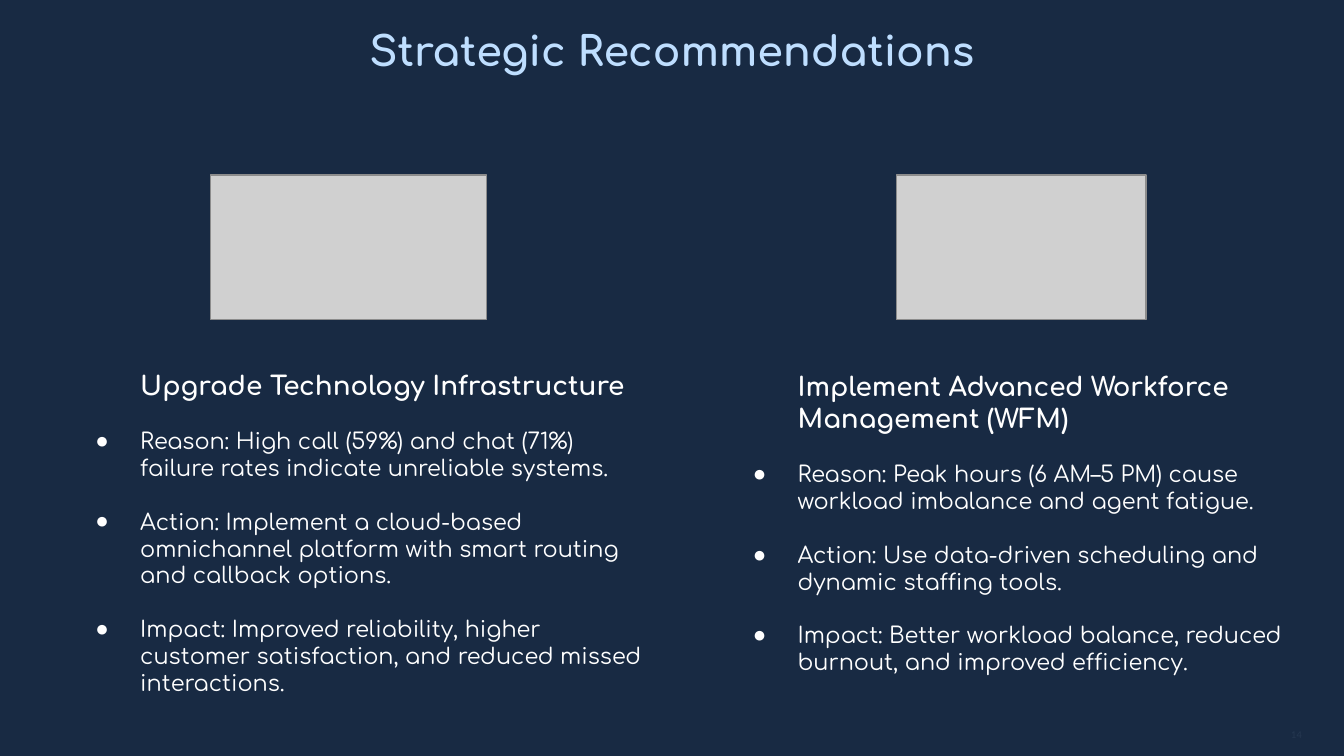
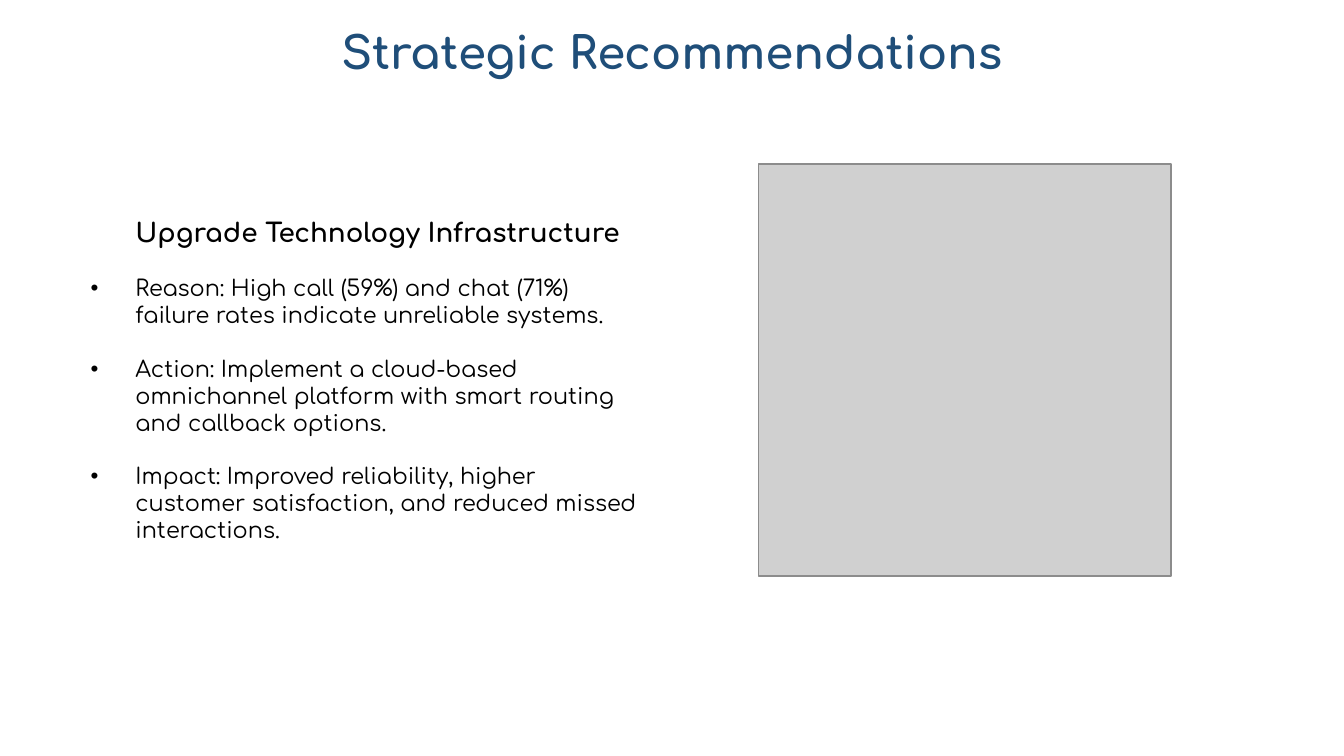
Before and after one commit to vikas9074122983/AstroSage_analysis_excel_dashboard_project, a slide deck: slide 14 of Atrosage_analysis_Vikas.pptx. Drawn at 1344x756 pixels with LibreOffice and Linux fonts; fonts in the diff are those of the drawing; grey boxes stand for pictures. Boxes give left, top, right and bottom in pixels: in the first picture for what was removed or moved away, otherwise in the second. Text is boxed around its words. In the diff, an @@ line names an element or a change of style, - is before the commit and + after.

```diff
--- a/Atrosage_analysis_Vikas.pptx
+++ b/Atrosage_analysis_Vikas.pptx
@@ background #182A43 to #FFFFFF @@
@@ text "Strategic Recommendations" at box(341, 33, 1002, 79): size 22 to 24 pt, text colour #BEDEFF to #1F4E79 @@
@@ picture removed at box(210, 175, 487, 320) @@
@@ picture added at box(758, 164, 1171, 577) @@
@@ picture removed at box(896, 175, 1146, 320) @@
@@ text "Upgrade Technology Infrastructure": place and size @@
-text "Upgrade Technology Infrastructure" at box(140, 374, 641, 692)
+text "Upgrade Technology Infrastructure" at box(135, 221, 636, 539)
@@ text "Upgrade Technology Infrastructure" at box(135, 221, 636, 539): text colour #FFFFFF to #000000; bullet ● to • @@
@@ text removed at box(798, 375, 1282, 676) @@
-Implement Advanced Workforce Management (WFM)
-● Reason: Peak hours (6 AM–5 PM) cause workload imbalance and agent fatigue.
-● Action: Use data-driven scheduling and dynamic staffing tools.
-● Impact: Better workload balance, reduced burnout, and improved efficiency.
```
Also in this commit, not shown: 18 other slides changed, 8 slides added, 4 slides removed, 2 other files.
